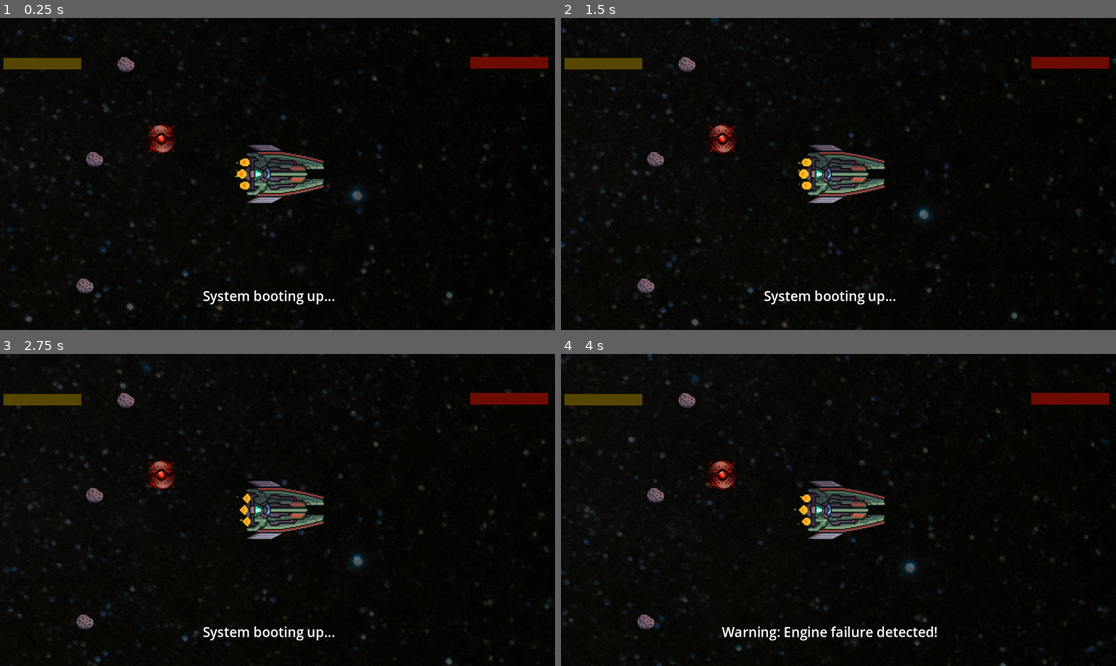
Above: before the commit, frames 1-4 (two rows, left to right).
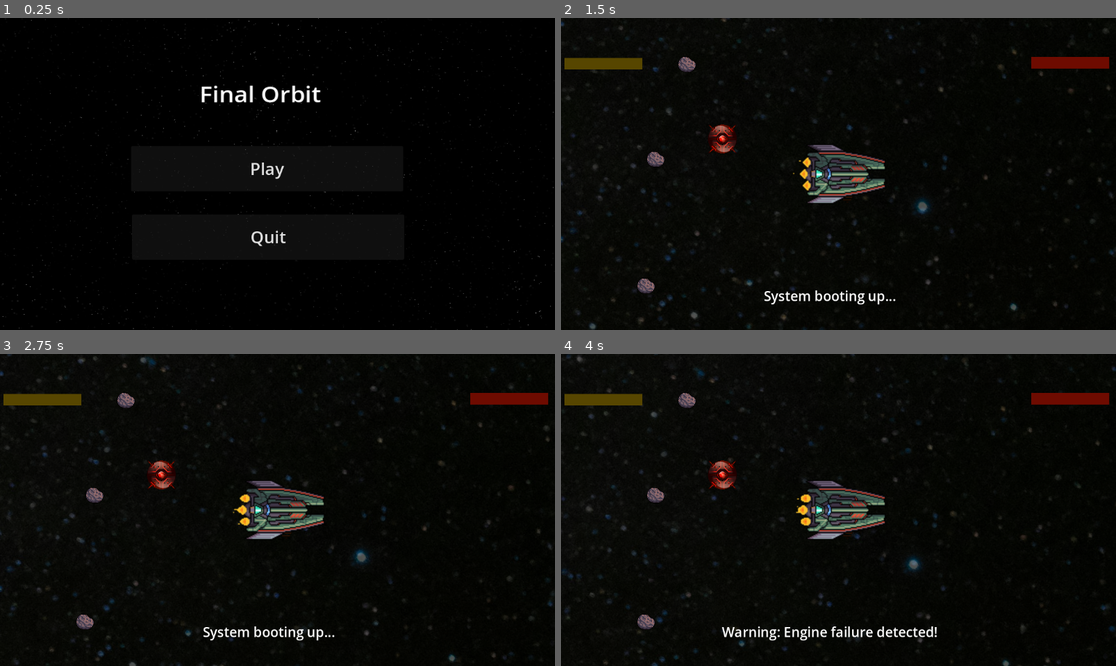
Above: after the commit, the same moments.

Repository: KalinduSE/-Final-Orbit
Game: Godot game, scene res://Scenes/main.tscn
Two runs of this game, one before a commit and one after it. Both use one fixed random seed, a clock stepped at 60 frames per second and the inputs below. Before the commit the project starts from res://Scenes/space.tscn.
Inputs (mouse positions are in pixels of both pictures, inside the frame that each line leads up to):
- Up to frame 1 (0.25 s): no input
- Up to frame 2 (1.5 s): click (827, 167) at 0.5 s, where only the run after the commit has a clickable "Play"; move the mouse to (960, 158) at 1.27 s; hold Right (ui_right) from 1.28 s (still down)
- Up to frame 3 (2.75 s): tap Space (ui_select) at 1.52, 2.27 s; move the mouse to (166, 525) at 2.02 s; release Right (ui_right) at 2.03 s; hold Down (ui_down) from 2.03 s (still down)
- Up to frame 4 (4 s): move the mouse to (894, 441) at 2.77 s; release Down (ui_down) at 2.78 s; hold Right (ui_right) 2.78-3.53 s; move the mouse to (810, 572) at 3.52 s; hold Up (ui_up) from 3.53 s (still down); tap Space (ui_select) at 3.77 s

The runs differ from the first frame. In frame 1, 6.2% of the frame differs, in the area x 0-100%, y 0-100%; in frame 2, 2.0%; in frame 3, 2.1%; in frame 4, 1.9%.

Commit message:
Commit Fuel

Diff:
--- /dev/null
+++ b/final-orbit/Scenes/RepairKit.tscn
@@ -0,0 +1,19 @@
+[gd_scene load_steps=4 format=3 uid="uid://pp0verpymh2q"]
+
+[ext_resource type="Texture2D" uid="uid://gk1hlo2cqgnr" path="res://Assets/Explosion_02.png" id="1_bd8rm"]
+[ext_resource type="Script" uid="uid://bgm5hjvnjquyt" path="res://Scenes/repair_kit.gd" id="1_xcinx"]
+
+[sub_resource type="CircleShape2D" id="CircleShape2D_xcinx"]
+radius = 63.324562
+
+[node name="RepairKit" type="Area2D"]
+script = ExtResource("1_xcinx")
+
+[node name="RepairKit" type="Sprite2D" parent="."]
+scale = Vector2(0.2, 0.2)
+texture = ExtResource("1_bd8rm")
+
+[node name="CollisionShape2D" type="CollisionShape2D" parent="."]
+shape = SubResource("CircleShape2D_xcinx")
+
+[connection signal="body_entered" from="." to="." method="_on_body_entered"]
--- /dev/null
+++ b/final-orbit/Scenes/repair_kit.gd
@@ -0,0 +1,14 @@
+extends Node2D
+
+@export var repair_amount := 20.0  # health restored
+
+func _ready():
+	add_to_group("repair_kit")  # mark as friendly collectable
+
+func _on_body_entered(body):
+	if body.is_in_group("player"):
+		body.current_health += repair_amount
+		body.current_health = clamp(body.current_health, 0, body.max_health)
+		body.health_bar.value = body.current_health
+		print("🛠 Repair Kit collected! +" + str(repair_amount) + " HP")
+		queue_free()  # remove kit after collection
--- a/final-orbit/Scenes/space.tscn
+++ b/final-orbit/Scenes/space.tscn
@@ -12,6 +12,7 @@
 [ext_resource type="Script" uid="uid://dv8bihifup7pu" path="res://Scenes/ui.gd" id="6_va77k"]
 [ext_resource type="PackedScene" uid="uid://dw2qe4n8jok3t" path="res://Scenes/Aesteroid.tscn" id="10_sg02i"]
 [ext_resource type="PackedScene" uid="uid://b2ga7los1e6sx" path="res://Scenes/FuelPod.tscn" id="12_4qykp"]
+[ext_resource type="PackedScene" uid="uid://pp0verpymh2q" path="res://Scenes/RepairKit.tscn" id="13_p268w"]
 
 [sub_resource type="CanvasItemMaterial" id="CanvasItemMaterial_0b4c6"]
 blend_mode = 1
@@ -281,14 +282,264 @@
 [node name="Node2D" type="Node2D" parent="Aesteroid7"]
 script = SubResource("GDScript_6umj4")
 
+[node name="Aesteroid13" parent="." instance=ExtResource("10_sg02i")]
+position = Vector2(-219, 356)
+
+[node name="Node2D" type="Node2D" parent="Aesteroid13"]
+script = SubResource("GDScript_6umj4")
+
+[node name="Aesteroid14" parent="." instance=ExtResource("10_sg02i")]
+position = Vector2(-680, 576)
+
+[node name="Node2D" type="Node2D" parent="Aesteroid14"]
+script = SubResource("GDScript_6umj4")
+
+[node name="Aesteroid15" parent="." instance=ExtResource("10_sg02i")]
+position = Vector2(-592, 353)
+
+[node name="Node2D" type="Node2D" parent="Aesteroid15"]
+script = SubResource("GDScript_6umj4")
+
+[node name="Aesteroid16" parent="." instance=ExtResource("10_sg02i")]
+position = Vector2(-780, 171)
+
+[node name="Node2D" type="Node2D" parent="Aesteroid16"]
+script = SubResource("GDScript_6umj4")
+
+[node name="Aesteroid17" parent="." instance=ExtResource("10_sg02i")]
+position = Vector2(-730, 406)
+
+[node name="Node2D" type="Node2D" parent="Aesteroid17"]
+script = SubResource("GDScript_6umj4")
+
+[node name="Aesteroid18" parent="." instance=ExtResource("10_sg02i")]
+position = Vector2(-1097, 500)
+
+[node name="Node2D" type="Node2D" parent="Aesteroid18"]
+script = SubResource("GDScript_6umj4")
+
+[node name="Aesteroid19" parent="." instance=ExtResource("10_sg02i")]
+position = Vector2(-1072, 331)
+
+[node name="Node2D" type="Node2D" parent="Aesteroid19"]
+script = SubResource("GDScript_6umj4")
+
+[node name="Aesteroid20" parent="." instance=ExtResource("10_sg02i")]
+position = Vector2(-1241, 259)
+
+[node name="Node2D" type="Node2D" parent="Aesteroid20"]
+script = SubResource("GDScript_6umj4")
+
+[node name="Aesteroid21" parent="." instance=ExtResource("10_sg02i")]
+position = Vector2(-1046, 165)
+
+[node name="Node2D" type="Node2D" parent="Aesteroid21"]
+script = SubResource("GDScript_6umj4")
+
+[node name="Aesteroid22" parent="." instance=ExtResource("10_sg02i")]
+position = Vector2(-1445, 369)
+
+[node name="Node2D" type="Node2D" parent="Aesteroid22"]
+script = SubResource("GDScript_6umj4")
+
+[node name="Aesteroid23" parent="." instance=ExtResource("10_sg02i")]
+position = Vector2(-1640, 309)
+
+[node name="Node2D" type="Node2D" parent="Aesteroid23"]
+script = SubResource("GDScript_6umj4")
+
+[node name="Aesteroid24" parent="." instance=ExtResource("10_sg02i")]
+position = Vector2(-1502, 165)
+
+[node name="Node2D" type="Node2D" parent="Aesteroid24"]
+script = SubResource("GDScript_6umj4")
+
+[node name="Aesteroid25" parent="." instance=ExtResource("10_sg02i")]
+position = Vector2(-1562, 686)
+
+[node name="Node2D" type="Node2D" parent="Aesteroid25"]
+script = SubResource("GDScript_6umj4")
+
+[node name="Aesteroid26" parent="." instance=ExtResource("10_sg02i")]
+position = Vector2(-1236, 834)
+
+[node name="Node2D" type="Node2D" parent="Aesteroid26"]
+script = SubResource("GDScript_6umj4")
+
+[node name="Aesteroid27" parent="." instance=ExtResource("10_sg02i")]
+position = Vector2(-853, 843)
+
+[node name="Node2D" type="Node2D" parent="Aesteroid27"]
+script = SubResource("GDScript_6umj4")
+
+[node name="Aesteroid28" parent="." instance=ExtResource("10_sg02i")]
+position = Vector2(-558, 837)
+
+[node name="Node2D" type="Node2D" parent="Aesteroid28"]
+script = SubResource("GDScript_6umj4")
+
+[node name="Aesteroid29" parent="." instance=ExtResource("10_sg02i")]
+position = Vector2(-328, 843)
+
+[node name="Node2D" type="Node2D" parent="Aesteroid29"]
+script = SubResource("GDScript_6umj4")
+
+[node name="Aesteroid30" parent="." instance=ExtResource("10_sg02i")]
+position = Vector2(-328, 843)
+
+[node name="Node2D" type="Node2D" parent="Aesteroid30"]
+script = SubResource("GDScript_6umj4")
+
+[node name="Aesteroid31" parent="." instance=ExtResource("10_sg02i")]
+position = Vector2(384, 843)
+
+[node name="Node2D" type="Node2D" parent="Aesteroid31"]
+script = SubResource("GDScript_6umj4")
+
+[node name="Aesteroid32" parent="." instance=ExtResource("10_sg02i")]
+position = Vector2(1049, 837)
+
+[node name="Node2D" type="Node2D" parent="Aesteroid32"]
+script = SubResource("GDScript_6umj4")
+
+[node name="Aesteroid33" parent="." instance=ExtResource("10_sg02i")]
+position = Vector2(1193, 734)
+
+[node name="Node2D" type="Node2D" parent="Aesteroid33"]
+script = SubResource("GDScript_6umj4")
+
+[node name="Aesteroid36" parent="." instance=ExtResource("10_sg02i")]
+position = Vector2(1529, 211)
+
+[node name="Node2D" type="Node2D" parent="Aesteroid36"]
+script = SubResource("GDScript_6umj4")
+
+[node name="Aesteroid37" parent="." instance=ExtResource("10_sg02i")]
+position = Vector2(1529, 211)
+
+[node name="Node2D" type="Node2D" parent="Aesteroid37"]
+script = SubResource("GDScript_6umj4")
+
+[node name="Aesteroid38" parent="." instance=ExtResource("10_sg02i")]
+position = Vector2(1193, 211)
+
+[node name="Node2D" type="Node2D" parent="Aesteroid38"]
+script = SubResource("GDScript_6umj4")
+
+[node name="Aesteroid39" parent="." instance=ExtResource("10_sg02i")]
+position = Vector2(-844, 1073)
+
+[node name="Node2D" type="Node2D" parent="Aesteroid39"]
+script = SubResource("GDScript_6umj4")
+
+[node name="Aesteroid40" parent="." instance=ExtResource("10_sg02i")]
+position = Vector2(-1086, 947)
+
+[node name="Node2D" type="Node2D" parent="Aesteroid40"]
+script = SubResource("GDScript_6umj4")
+
+[node name="Aesteroid41" parent="." instance=ExtResource("10_sg02i")]
+position = Vector2(-1403, 611)
+
+[node name="Node2D" type="Node2D" parent="Aesteroid41"]
+script = SubResource("GDScript_6umj4")
+
+[node name="Aesteroid42" parent="." instance=ExtResource("10_sg02i")]
+position = Vector2(-1764, 611)
+
+[node name="Node2D" type="Node2D" parent="Aesteroid42"]
+script = SubResource("GDScript_6umj4")
+
+[node name="Aesteroid44" parent="." instance=ExtResource("10_sg02i")]
+position = Vector2(1462, 529)
+
+[node name="Node2D" type="Node2D" parent="Aesteroid44"]
+script = SubResource("GDScript_6umj4")
+
+[node name="Aesteroid45" parent="." instance=ExtResource("10_sg02i")]
+position = Vector2(1754, 257)
+
+[node name="Node2D" type="Node2D" parent="Aesteroid45"]
+script = SubResource("GDScript_6umj4")
+
+[node name="Aesteroid46" parent="." instance=ExtResource("10_sg02i")]
+position = Vector2(1801, 484)
+
+[node name="Node2D" type="Node2D" parent="Aesteroid46"]
+script = SubResource("GDScript_6umj4")
+
+[node name="Aesteroid47" parent="." instance=ExtResource("10_sg02i")]
+position = Vector2(1724, 840)
+
+[node name="Node2D" type="Node2D" parent="Aesteroid47"]
+script = SubResource("GDScript_6umj4")
+
+[node name="Aesteroid48" parent="." instance=ExtResource("10_sg02i")]
+position = Vector2(2028, 203)
+
+[node name="Node2D" type="Node2D" parent="Aesteroid48"]
+script = SubResource("GDScript_6umj4")
+
+[node name="Aesteroid49" parent="." instance=ExtResource("10_sg02i")]
+position = Vector2(2116, 415)
+
+[node name="Node2D" type="Node2D" parent="Aesteroid49"]
+script = SubResource("GDScript_6umj4")
+
+[node name="Aesteroid50" parent="." instance=ExtResource("10_sg02i")]
+position = Vector2(2457, 610)
+
+[node name="Node2D" type="Node2D" parent="Aesteroid50"]
+script = SubResource("GDScript_6umj4")
+
+[node name="Aesteroid51" parent="." instance=ExtResource("10_sg02i")]
+position = Vector2(2478, 303)
+
+[node name="Node2D" type="Node2D" parent="Aesteroid51"]
+script = SubResource("GDScript_6umj4")
+
+[node name="Aesteroid52" parent="." instance=ExtResource("10_sg02i")]
+position = Vector2(2785, 104)
+
+[node name="Node2D" type="Node2D" parent="Aesteroid52"]
+script = SubResource("GDScript_6umj4")
+
+[node name="Aesteroid53" parent="." instance=ExtResource("10_sg02i")]
+position = Vector2(2903, 468)
+
+[node name="Node2D" type="Node2D" parent="Aesteroid53"]
+script = SubResource("GDScript_6umj4")
+
+[node name="Aesteroid43" parent="." instance=ExtResource("10_sg02i")]
+position = Vector2(-1764, 611)
+
+[node name="Node2D" type="Node2D" parent="Aesteroid43"]
+script = SubResource("GDScript_6umj4")
+
 [node name="FuelPod" parent="." instance=ExtResource("12_4qykp")]
-position = Vector2(-117.99999, 290)
+position = Vector2(-913, 352)
+scale = Vector2(0.2, 0.2)
+
+[node name="FuelPod3" parent="." instance=ExtResource("12_4qykp")]
+position = Vector2(1630.9998, 402)
+scale = Vector2(0.2, 0.2)
+
+[node name="FuelPod4" parent="." instance=ExtResource("12_4qykp")]
+position = Vector2(2771, 465)
 scale = Vector2(0.2, 0.2)
 
 [node name="FuelPod2" parent="." instance=ExtResource("12_4qykp")]
 position = Vector2(272, 242)
 scale = Vector2(0.2, 0.2)
 
-[node name="FuelPod3" parent="." instance=ExtResource("12_4qykp")]
-position = Vector2(-466.99994, 250)
-scale = Vector2(0.2, 0.2)
+[node name="RepairKit" parent="." instance=ExtResource("13_p268w")]
+position = Vector2(-661, 204)
+scale = Vector2(0.5, 0.5)
+
+[node name="RepairKit3" parent="." instance=ExtResource("13_p268w")]
+position = Vector2(2188, 1027)
+scale = Vector2(0.5, 0.5)
+
+[node name="RepairKit2" parent="." instance=ExtResource("13_p268w")]
+position = Vector2(-1739, 416)
+scale = Vector2(0.5, 0.5)
--- a/final-orbit/Scripts/player.gd
+++ b/final-orbit/Scripts/player.gd
@@ -76,3 +76,16 @@
 
 func _on_area_2d_area_entered(area: Area2D) -> void:
 	pass # Replace with function body.
+	if area.is_in_group("fuel_pod"):
+		current_fuel += area.refill_amount
+		current_fuel = clamp(current_fuel, 0, max_fuel)
+		fuel_bar.value = current_fuel
+		area.queue_free()
+		print("⛽ Collected fuel pod!")
+
+	elif area.is_in_group("repair_kit"):
+		current_health += area.repair_amount
+		current_health = clamp(current_health, 0, max_health)
+		health_bar.value = current_health
+		area.queue_free()
+		print("🔧 Collected repair kit!")
--- a/final-orbit/project.godot
+++ b/final-orbit/project.godot
@@ -11,7 +11,7 @@
 [application]
 
 config/name="Final Orbit"
-run/main_scene="uid://b624pko3d7g0h"
+run/main_scene="uid://bg7nrssaigl4l"
 config/features=PackedStringArray("4.5", "GL Compatibility")
 config/icon="res://icon.svg"
 
Binary file added: final-orbit/Assets/Explosion_02.png
Not shown, added: final-orbit/Assets/Explosion_02.png.import
Not shown, added: final-orbit/Scenes/repair_kit.gd.uid
Not shown: 1 places in final-orbit/Scenes/space.tscn that only renumber resources
